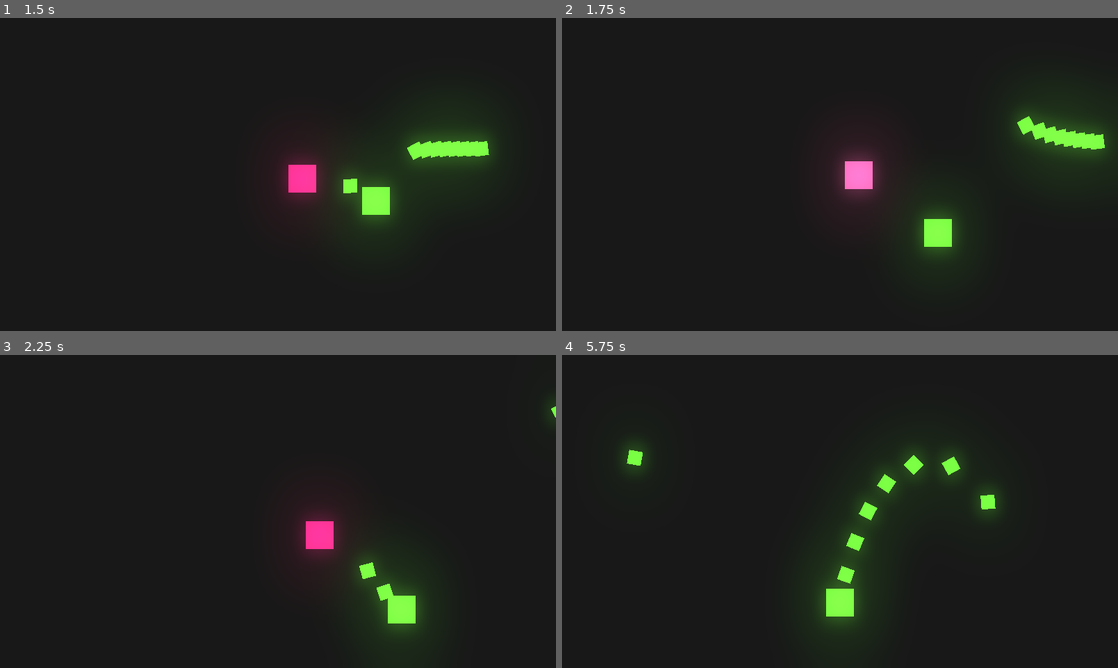
Above: before the commit, frames 1-4 (two rows, left to right).
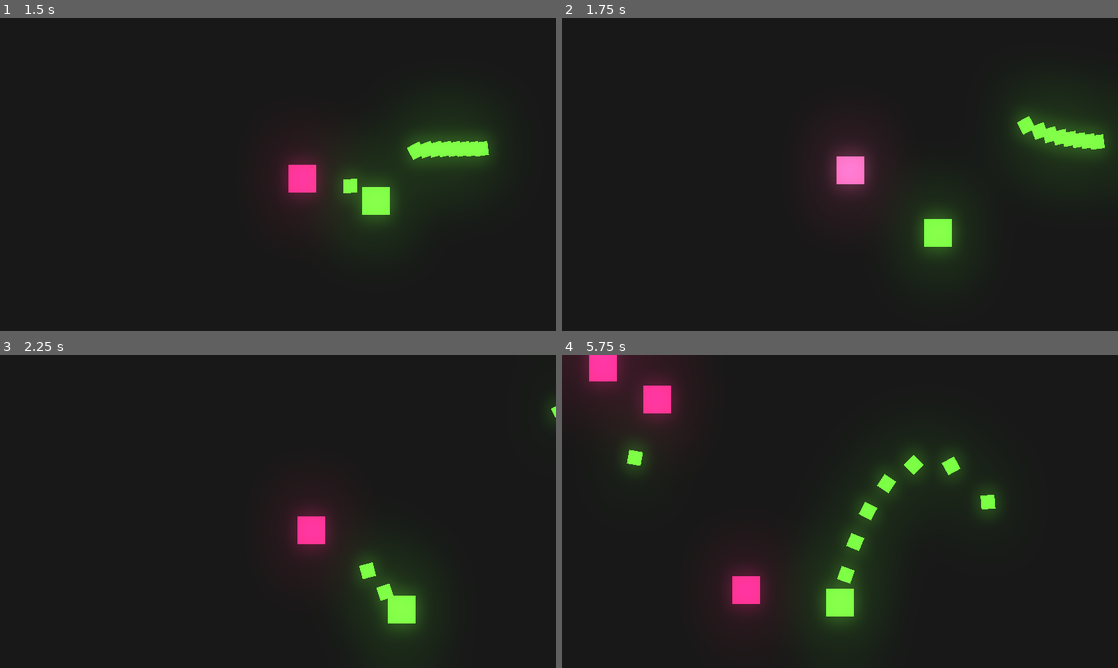
Above: after the commit, the same moments.

Repository: brunobold/CS-Project
Game: Godot game, scene res://scenes/Arena.tscn
Two runs of this game, one before a commit and one after it. Both use one fixed random seed, a clock stepped at 60 frames per second and the inputs below.
Inputs (mouse positions are in pixels of both pictures, inside the frame that each line leads up to):
- Up to frame 1 (1.5 s): move the mouse to (400, 158) at 0.52 s; press the mouse at (400, 158) at 0.53 s; hold D (move_right) 0.53-1.28 s; move the mouse to (166, 190) at 1.27 s; release the mouse at (166, 190) at 1.28 s; hold S (move_down) from 1.28 s (still down); click (166, 190) at 1.35 s
- Up to frame 2 (1.75 s): keep holding S (move_down)
- Up to frame 3 (2.25 s): move the mouse to (333, 442) at 2.02 s; release S (move_down) at 2.03 s; press the mouse at (333, 442) at 2.03 s; hold D (move_right) from 2.03 s (still down)
- Up to frame 4 (5.75 s): move the mouse to (812, 574) at 2.77 s; release D (move_right) at 2.78 s; release the mouse at (812, 574) at 2.78 s; hold W (move_up) 2.78-3.53 s; click (812, 574) at 2.85 s; move the mouse to (1006, 558) at 3.52 s; press the mouse at (1006, 558) at 3.53 s; hold A (move_left) 3.53-5.03 s; move the mouse to (673, 464) at 4.27 s; release the mouse at (673, 464) at 4.28 s; click (673, 464) at 4.35 s; move the mouse to (867, 511) at 5.02 s; press the mouse at (867, 511) at 5.03 s; hold S (move_down) from 5.03 s (still down)

Frame 1 is identical in both runs. In frame 2, 0.4% of the frame differs, in the area x 48-57%, y 44-55%; in frame 3, 0.4%; in frame 4, 4.5%, in the area x 0-38%, y 0-84%.

Commit message:
Player Spawning
Enemies now spawn outside scene and trace towards player.

Diff:
--- a/scenes/Arena.tscn
+++ b/scenes/Arena.tscn
@@ -22,3 +22,8 @@
 
 [node name="Enemy" parent="." instance=ExtResource( 3 )]
 position = Vector2( 236.235, 191.508 )
+
+[node name="Enemy_spawn_timer" type="Timer" parent="."]
+autostart = true
+
+[connection signal="timeout" from="Enemy_spawn_timer" to="." method="_on_Enemy_spawn_timer_timeout"]
--- a/scenes/Enemy.gd
+++ b/scenes/Enemy.gd
@@ -21,7 +21,7 @@
 func _on_Hitbox_area_entered(area):
 	if area.is_in_group("Enemy_damager"):
 		modulate = Color("EB5E9D")
-		velocity = -velocity * 6
+		velocity = -velocity * 10
 		hp -= 1
 		stun = true
 		$Stun_timer.start()
--- a/scripts/Arena.gd
+++ b/scripts/Arena.gd
@@ -1,7 +1,18 @@
 extends Node2D
+
+var enemy_1 = preload("res://scenes/Enemy.tscn")
 
 func _ready():
 	Global.node_creation_parent = self
 
 func _exit_tree():
 	Global.node_creation_parent = null
+
+
+func _on_Enemy_spawn_timer_timeout():
+	var enemy_position = Vector2(rand_range(-160, 670), rand_range(-90, 390))
+
+	while enemy_position.x < 640 and enemy_position.x > -80 or enemy_position.y < 360 and enemy_position.y > -45:
+		enemy_position = Vector2(rand_range(-160, 670), rand_range(-90, 390))
+
+	Global.instance_node(enemy_1, enemy_position, self)
--- a/scripts/Player.gd
+++ b/scripts/Player.gd
@@ -1,11 +1,11 @@
 extends Sprite
 
-var speed = 150
+var speed = 150 # Player speed.
 var velocity = Vector2()
 
-var bullet = preload("res://scenes/Bullet.tscn")
+var bullet = preload("res://scenes/Bullet.tscn") # Calling bullet scene.
 
-var can_shoot = true
+var can_shoot = true # Ability for player to shoot.
 
 func _ready():
 	Global.player = self
@@ -13,18 +13,19 @@
 func _exit_tree():
 	Global.player = null
 
-func _process(delta):
+func _process(delta): # Function is called every frame, however 'delta' acts as the time delay between frames and is
+					  # passed into the function.
 	velocity.x = int(Input.is_action_pressed("move_right")) - int(Input.is_action_pressed("move_left"))
 	velocity.y = int(Input.is_action_pressed("move_down")) - int(Input.is_action_pressed("move_up"))
 
-	velocity = velocity.normalized()
+	velocity = velocity.normalized() # Smooth player movement at all angles.
 
 	global_position += speed * velocity * delta
 
-	if Input.is_action_pressed("click") and Global.node_creation_parent != null and can_shoot:
+	if Input.is_action_pressed("click") and Global.node_creation_parent != null and can_shoot: # Player Shooting
 		Global.instance_node(bullet, global_position, Global.node_creation_parent)
-		$Reload_speed.start()
+		$Reload_speed.start() # Reload Cooldown
 		can_shoot = false
 
-func _on_Reload_speed_timeout():
+func _on_Reload_speed_timeout(): # Once cooldown is over, run function.
 	can_shoot = true
Empty file added: data/player.json
